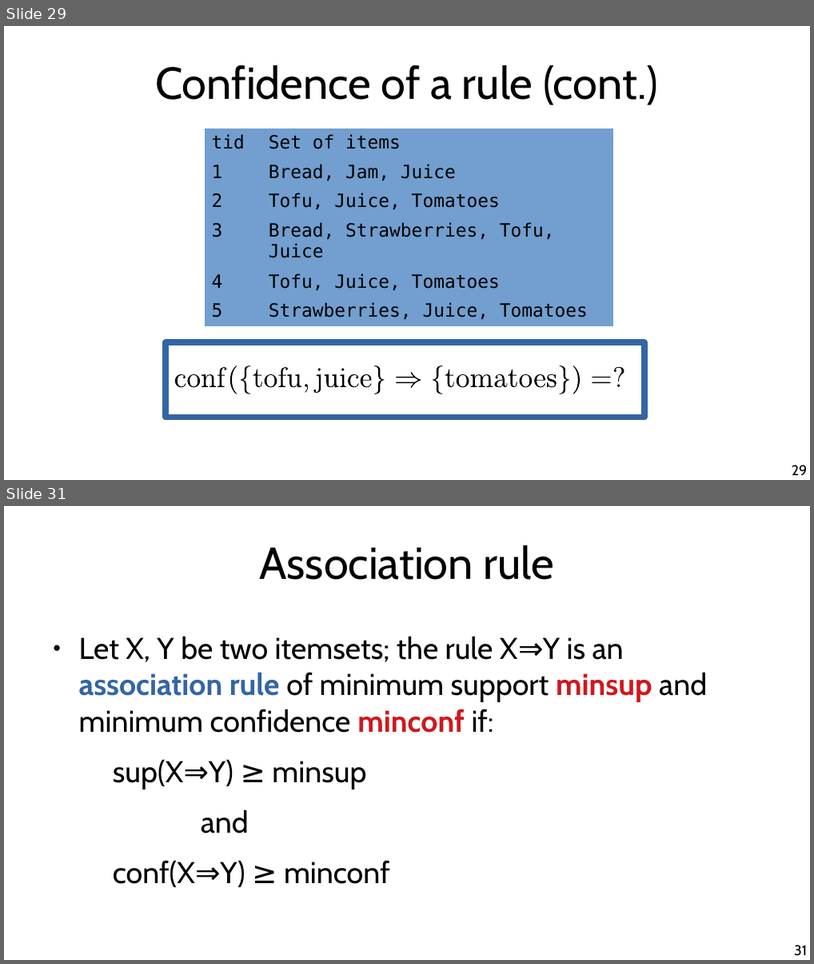
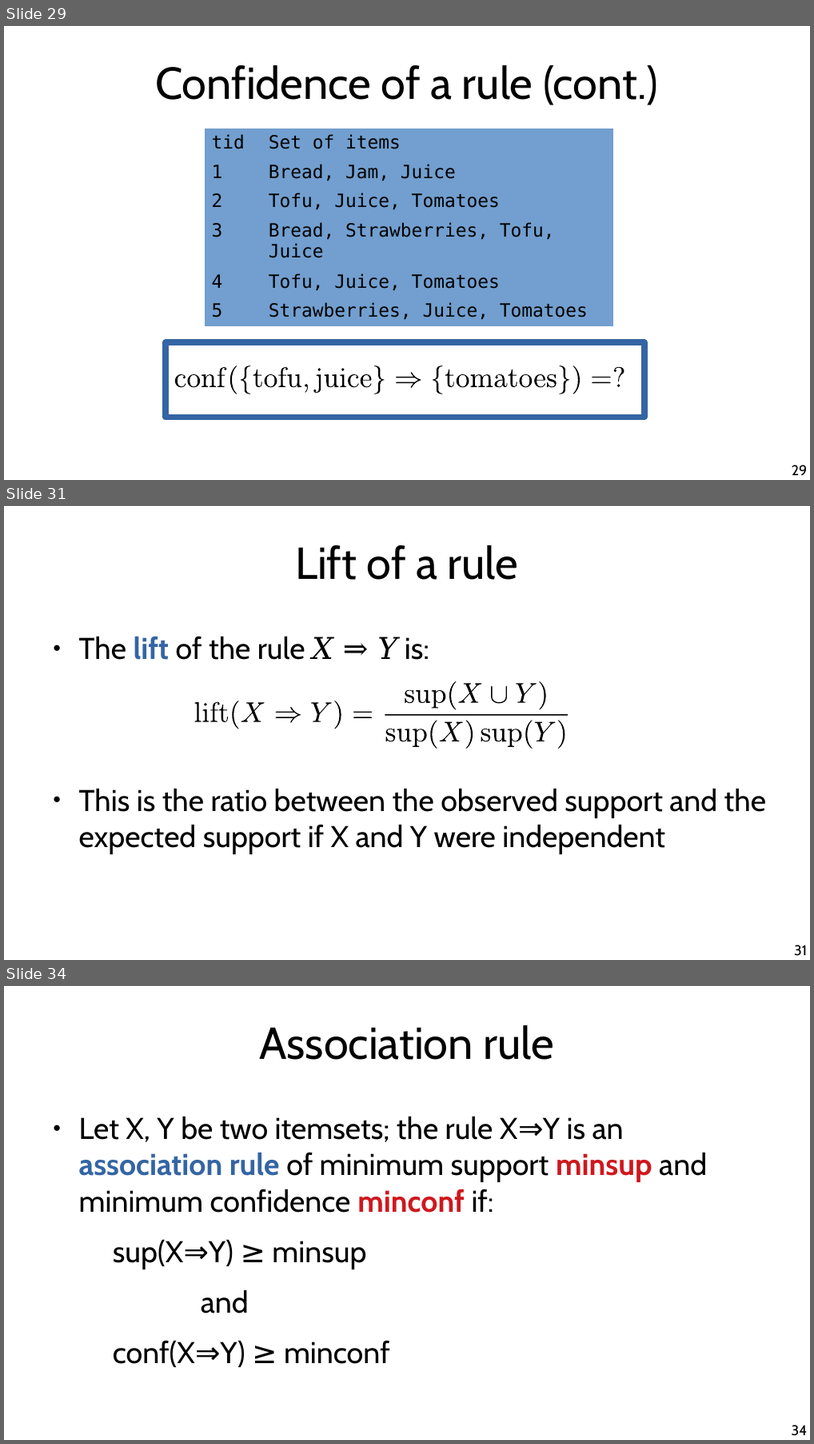
Before and after one commit to chatox/data-mining-course, a slide deck: theory/tt05_basket_analysis.odp. Shown one above the other, each under a label of ours: slides 29 and 31 before the commit, slides 29, 31 and 34 after it; the slides between them are not shown. The pictures are 814x964 and 814x1444 pixels, drawn with LibreOffice and Linux fonts; fonts in the diff are those of the drawing. Boxes give left, top, right and bottom in pixels: in the first picture for what was removed or moved away, otherwise in the second. Text is boxed around its words. In the diff, an @@ line names an element or a change of style, - is before the commit and + after.

```diff
--- a/theory/tt05_basket_analysis.odp
+++ b/theory/tt05_basket_analysis.odp
@@ slide 31 added at (4, 506, 810, 960), background #FFFFFF @@
@@ title added at (295, 545, 519, 580), 44 pt, text #000000 @@
+Lift of a rule
@@ text added at (79, 636, 766, 854), 29.6 pt, text #000000 @@
+● The lift of the rule X ⇒ Y is:
+● This is the ratio between the observed support and the expected support if X and Y were independent
@@ group added at (195, 682, 568, 748): 31 freeform shapes @@
@@ page number added at (794, 944, 807, 956), 14 pt, text #000000 @@
+31
@@ what was slide 31 is now slide 34 @@
@@ page number at (792, 1424, 808, 1436): text changed @@
-31
+34
```
Also in this commit, not shown: 3 slides changed, 2 other slides added.
